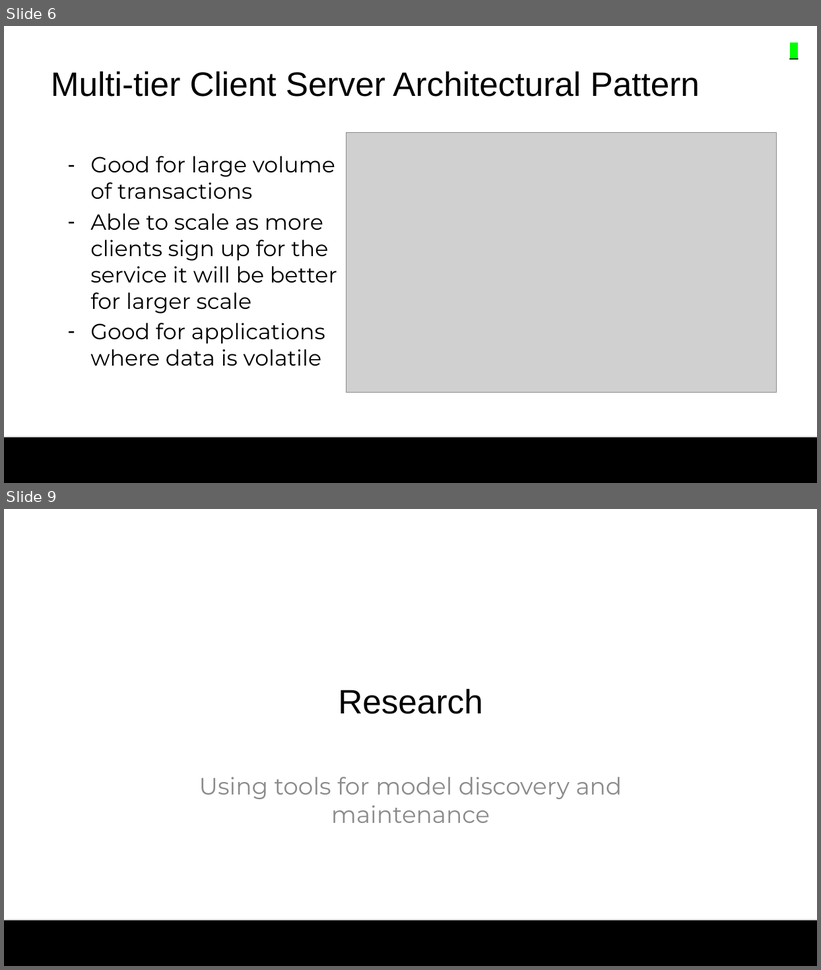
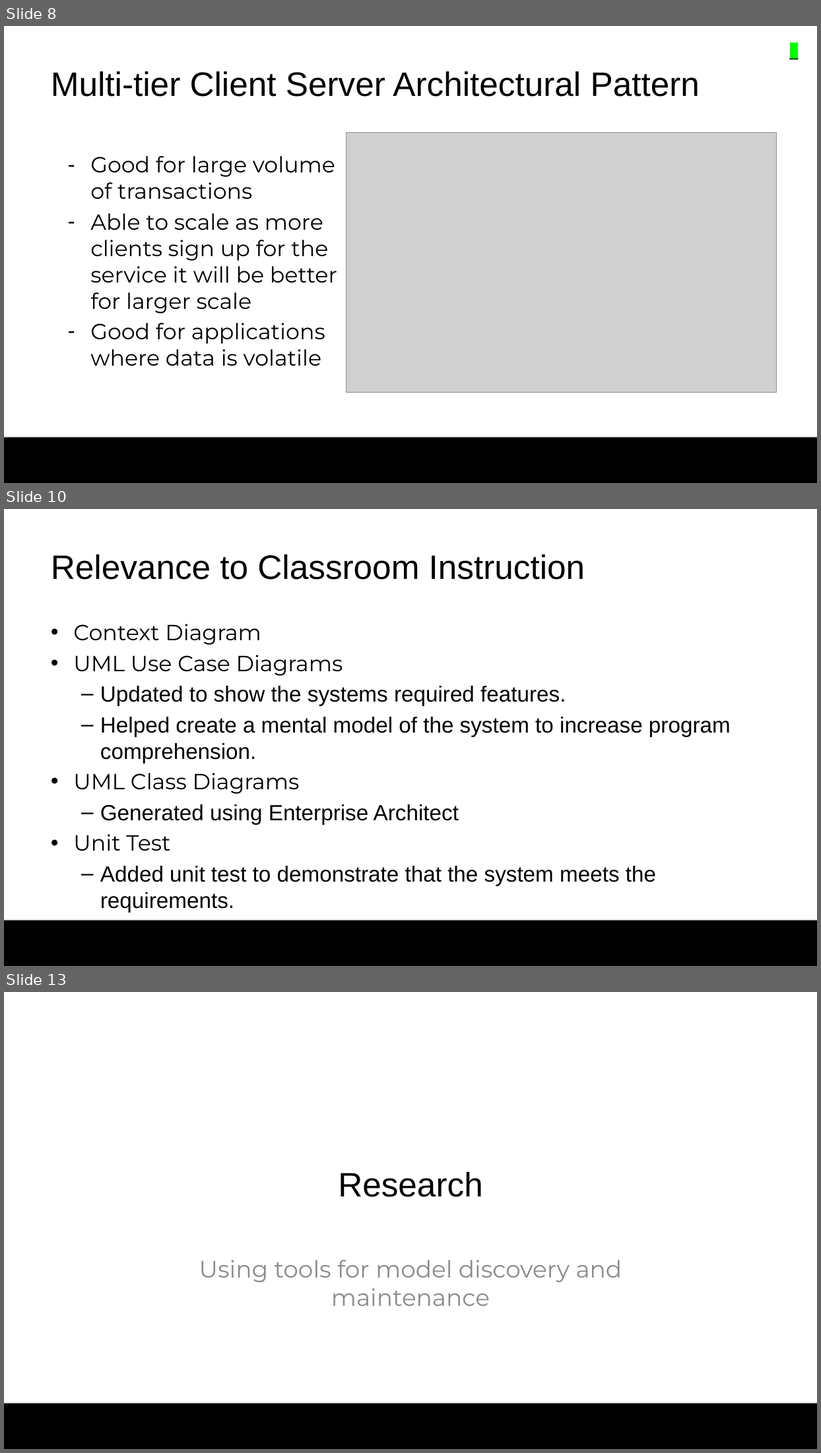
Before and after one commit to colby13king/cs5320-code, a slide deck: LicenseAssetManager/docs/Maintenance/MaintenancePresentation.pptx. Shown one above the other, each under a label of ours: slides 6 and 9 before the commit, slides 8, 10 and 13 after it; the slides between them are not shown. The pictures are 821x970 and 821x1453 pixels, drawn with LibreOffice and Linux fonts; fonts in the diff are those of the drawing; grey boxes stand for pictures; background and template pictures are left out. Boxes give left, top, right and bottom in pixels: in the first picture for what was removed or moved away, otherwise in the second. Text is boxed around its words. In the diff, an @@ line names an element or a change of style, - is before the commit and + after.

```diff
--- a/LicenseAssetManager/docs/Maintenance/MaintenancePresentation.pptx
+++ b/LicenseAssetManager/docs/Maintenance/MaintenancePresentation.pptx
@@ slide 10 added at (x1=4, y1=509, x2=817, y2=966), background #FFFFFF; not listed: 1 template element that a slide beside it also shows @@
@@ title added at (x1=51, y1=554, x2=585, y2=580), 40 pt, text #000000 @@
+Relevance to Classroom Instruction
@@ text added at (x1=73, y1=624, x2=731, y2=912), 25.9 pt, text #000000 @@
+• Context Diagram
+• UML Use Case Diagrams
+  – Updated to show the systems required features.
+  – Helped create a mental model of the system to increase program comprehension.
+• UML Class Diagrams
+  – Generated using Enterprise Architect
+• Unit Test
+  – Added unit test to demonstrate that the system meets the requirements.
@@ what was slide 6 is now slide 8 @@
@@ what was slide 9 is now slide 13 @@
```
Also in this commit, not shown: 7 slides changed, 10 other slides added, 5 slides removed, 1 other file.
